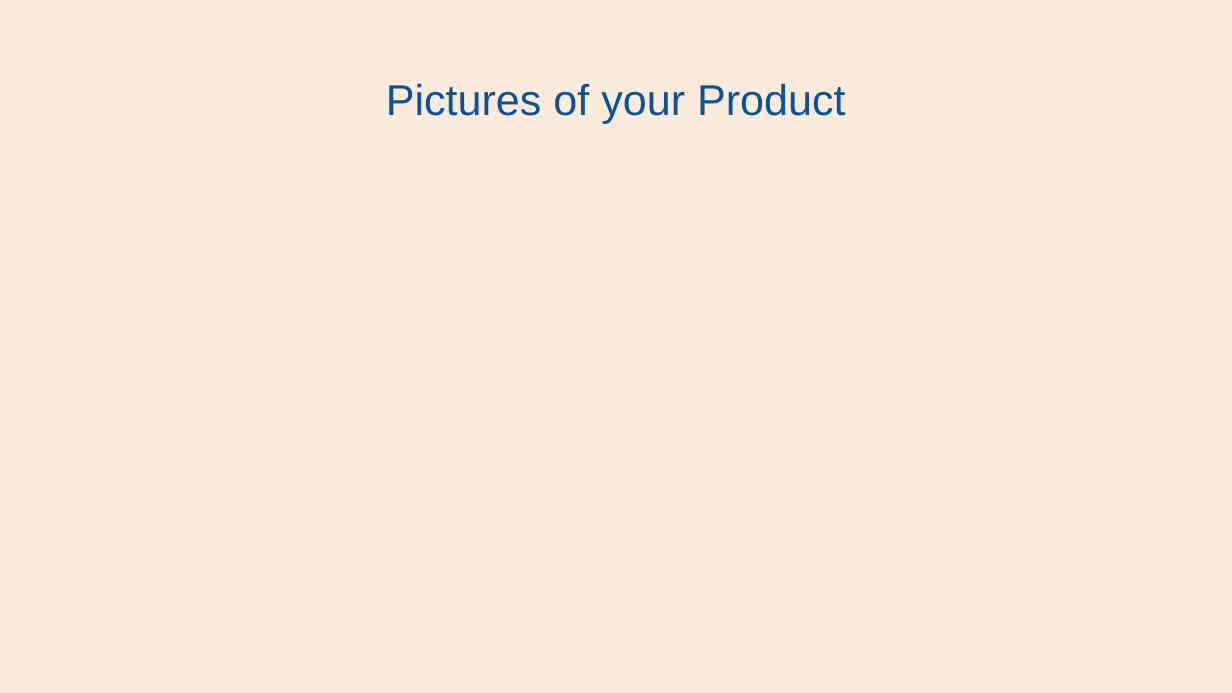
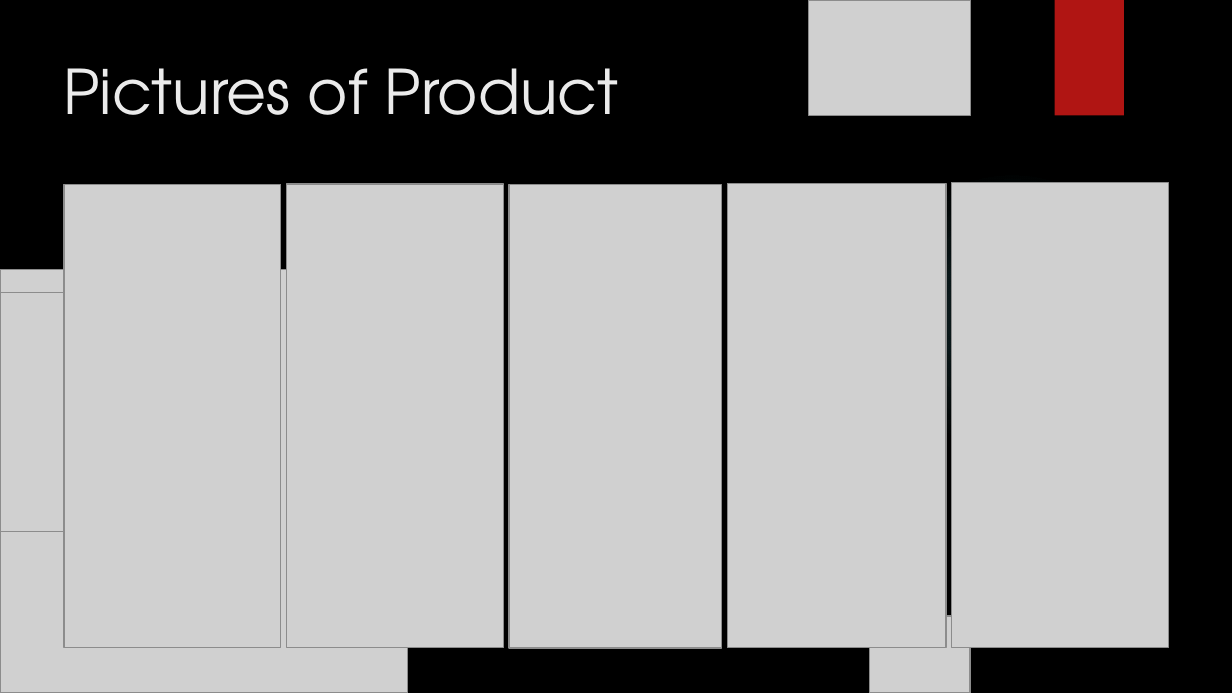
Before and after one commit to sagarsaurabhssnl/ATTENDANCE-APP, a slide deck: slide 8 of pitching.pptx. Drawn at 1232x693 pixels with LibreOffice and Linux fonts; fonts in the diff are those of the drawing; grey boxes stand for pictures; background and template pictures are left out. Boxes give left, top, right and bottom in pixels: in the first picture for what was removed or moved away, otherwise in the second. Text is boxed around its words. In the diff, an @@ line names an element or a change of style, - is before the commit and + after.

```diff
--- a/pitching.pptx
+++ b/pitching.pptx
@@ background #FBEBDD to picture (left out) @@
@@ picture added at bbox=[808, 0, 971, 116] @@
@@ rectangle added at bbox=[1055, 0, 1124, 116], fill #B01513 @@
@@ title "Pictures of Product" at bbox=[63, 68, 619, 115]: vertical alignment middle to bottom @@
@@ title at bbox=[63, 68, 619, 115]: text changed; size 25.2 to 36 pt; font Arial to TeX Gyre Adventor; text colour #0B5394 to #EBEBEB @@
-Pictures of your Product
+Pictures of Product
@@ ellipse added at bbox=[870, 170, 1154, 455], fill gradient #50B9C1 @@
@@ ellipse added at bbox=[870, 170, 1154, 455], fill gradient #50B9C1 @@
@@ picture added at bbox=[64, 185, 281, 648] @@
@@ picture added at bbox=[286, 184, 503, 647] @@
@@ picture added at bbox=[509, 185, 721, 648] @@
@@ picture added at bbox=[728, 184, 946, 648] @@
@@ picture added at bbox=[951, 182, 1168, 648] @@
@@ picture added at bbox=[0, 270, 408, 693] @@
@@ picture added at bbox=[0, 292, 154, 531] @@
@@ picture added at bbox=[870, 616, 971, 692] @@
```
Also in this commit, not shown: 1 other slide changed, 9 slides added, 10 slides removed.
